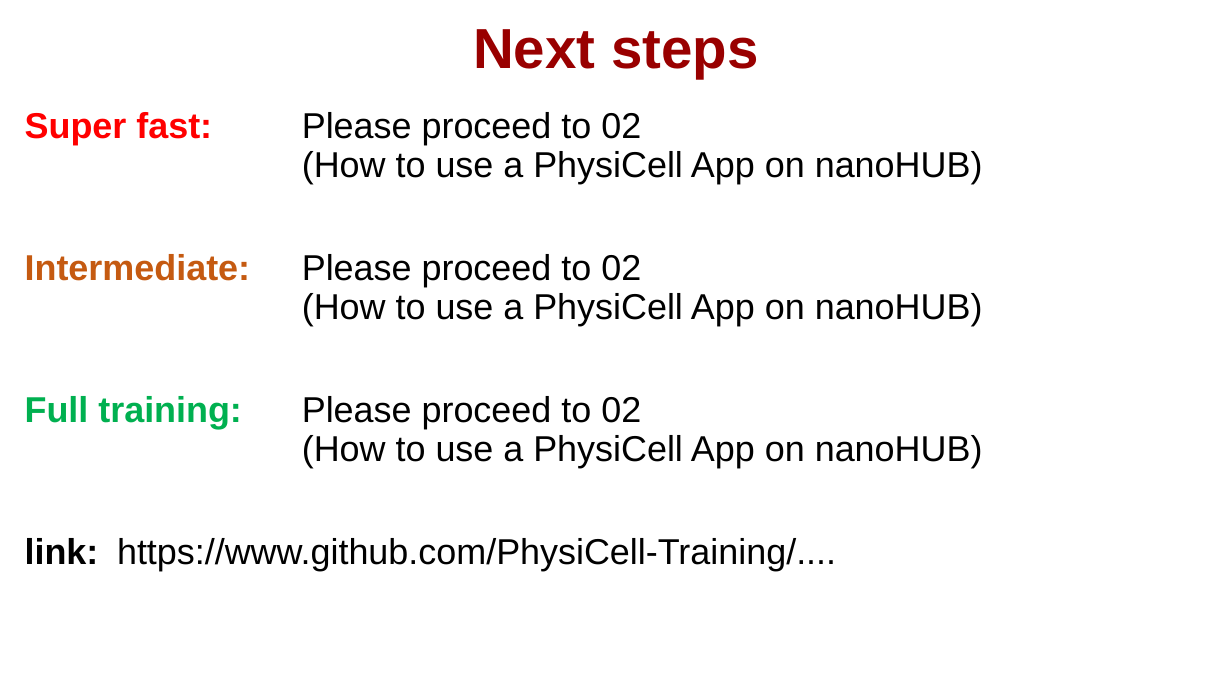
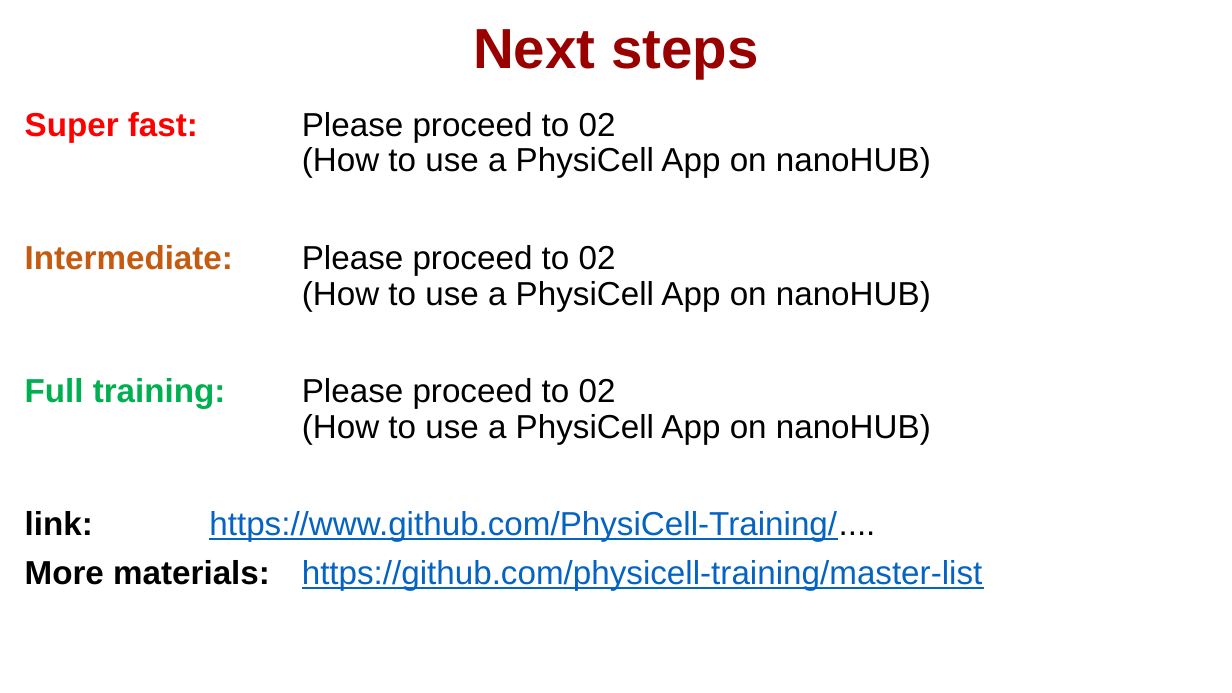
Before and after one commit to physicell-training/00-What-you-need, a slide deck: slide 8 of pptx_source/01-What-you-need.pptx. Drawn at 1232x693 pixels with LibreOffice and Linux fonts; fonts in the diff are those of the drawing; background and template pictures are left out. Boxes give left, top, right and bottom in pixels: in the first picture for what was removed or moved away, otherwise in the second. Text is boxed around its words. In the diff, an @@ line names an element or a change of style, - is before the commit and + after.

```diff
--- a/pptx_source/01-What-you-need.pptx
+++ b/pptx_source/01-What-you-need.pptx
@@ text at (25, 112, 931, 542): size 21 to 19.4 pt in "Super fast: Please proceed to 02 (How ...", "Intermediate: Please proceed to 02 (How to ...", "Full training: Please proceed to 02 (How ...", "link: https://www.github.com/PhysiCell-Training/...."; text colour #000000 to #0563C1, underline on in "https://www.github.com/PhysiCell-Training/...." @@
@@ text at (25, 560, 983, 590): paragraph added @@
+More materials: https://github.com/physicell-training/master-list
```
Also in this commit, not shown: 1 other slide changed.
